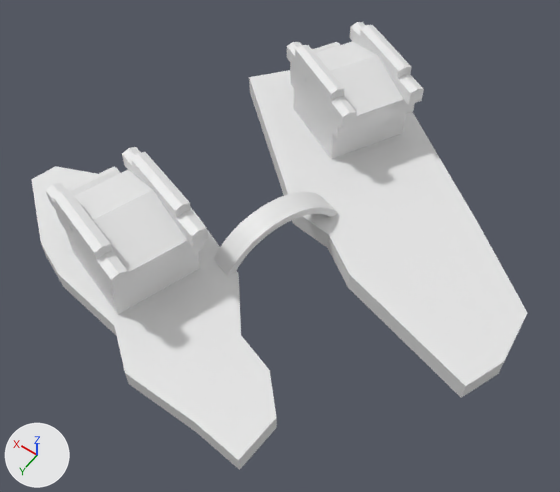
Before and after pictures for a commit that changed the Blender file Skateboard Blockout.blend.
Before and after are seen from a 50 mm lens placed at (-3.15, 3.41, 5.08), pointed at (-0.91, 0.26, 0.14). Arrows for +X, +Y and +Z are at lower left; the lights stay in place.
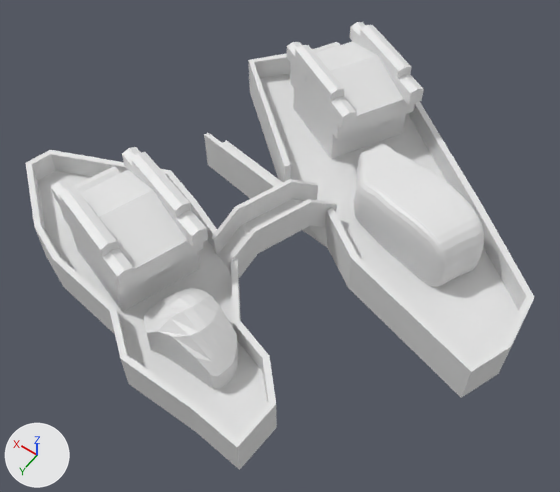
Commit message: Even more detailed blockout

Pixel boxes [x1, y1, x2, y2] of what changed, in the pictures (560 x 492 px; the box of a moved part takes in the faces that stretch with it):
'Cube.001', deleted
    before: [249, 70, 527, 398]
'Platform 1', added
    after: [204, 53, 534, 398]
'Cube', reshaped, moved, turned, rescaled
    before: [32, 166, 277, 470]
    after: [144, 288, 238, 389]
'Platform 2', added
    after: [25, 150, 277, 470]
'Cube.005', reshaped
    before: [46, 147, 208, 315]
    after: [51, 147, 208, 312]
'Rock 1', added
    after: [354, 144, 484, 287]
'Bridge', added
    after: [211, 179, 337, 278]
'Cube.004', deleted
    before: [214, 192, 338, 276]
part 1 of me_cube_001, moved or reshaped
    before: [85, 245, 130, 291]
    after: [91, 242, 136, 288]
part 2 of me_cube_001, moved or reshaped
    before: [46, 183, 72, 232]
    after: [51, 180, 77, 228]
part 3 of me_cube_001, moved or reshaped
    before: [53, 189, 113, 260]
    after: [59, 186, 118, 257]
part 4 of me_cube_001, moved or reshaped
    before: [56, 211, 128, 315]
    after: [59, 205, 128, 312]

The edits, one by one:
me_cube is used by ob_cube; location (-0.024, 0.99, 0.0); rotation (0.0, 0.0, -0.314), in degrees (0, 0, -18).
me_cube had 28 vertices, 26 faces and spanned x -1.91..1.25, y -0.6..0.62, z 0.0..0.16.
me_cube no longer uses material mat_material (white #e7e7e7).
me_cube now has 194 vertices, 192 faces and spans x -2.14..1.6, y -1.19..1.22, z -1.0..3.21.
me_cube part 5: the whole mesh is rebuilt.
me_cube_001 has 168 vertices, 152 faces and spans x -1.02..1.33, y -0.76..0.76, z -0.96..1.21.
me_cube_001 is used by ob_cube_005; location (-0.072, 1.057, 0.487); rotation (0.0, 0.0, -0.321), in degrees (0, 0, -18); scale (0.521, 0.521, 0.353).
me_cube_001 part 1: the loose piece of 12 vertices spanning x -1.02..-0.28, y 0.49..0.74, z 0.55..0.98 is moved by (0.0, -0.09, 0.0).
me_cube_001 part 2: the loose piece of 12 vertices spanning x 0.22..0.92, y 0.49..0.74, z 0.55..0.98 is moved by (0.0, -0.09, 0.0).
me_cube_001 part 3: the loose piece of 12 vertices spanning x -0.62..0.61, y 0.49..0.74, z 0.78..1.21 is moved by (0.0, -0.09, 0.0).
me_cube_001 part 4: all 21 vertices in x -0.87..0.81, y 0.7..0.72, z -0.94..0.96 are moved by (0.0, -0.08, 0.0).
Mesh me_cube_007 is new.
It has 140 vertices, 138 faces and spans x -4.81..0.95, y -1.15..1.67, z -1.0..3.14.
Mesh me_cube_004 is new.
It has 88 vertices, 86 faces and spans x -1.0..1.0, y -3.81..3.32, z -5.89..6.11.
Mesh me_cube_002_1 is new.
It has 132 vertices, 130 faces and spans x -2.02..1.61, y -0.73..1.21, z -0.27..0.3.
Mesh me_cube_1 is new.
It has 80 vertices, 78 faces and spans x -1.91..1.25, y -0.6..0.62, z 0.0..0.37.
It uses material mat_material (white #e7e7e7).
Object 'Cube' (ob_cube) moves from (-0.024, 0.99, 0.0) to (-0.898, 1.385, 0.0).
Object 'Cube' (ob_cube) turns from (0, 0, -18) to (0, 0, -12) degrees about x, y and z.
Object 'Cube' (ob_cube) is rescaled from (1.0, 1.0, 1.0) to (0.208, 0.208, 0.208).
Object 'Cube.001' (ob_cube_001) is deleted.
Object 'Cube.004' (ob_cube_004) is deleted.
Object 'Rock 1' (ob_rock_1) is new; it shows me_cube_007.
Its location is (-1.236, -0.73, 0.234).
Its rotation in degrees is (0, 0, -27).
Its scale is (0.239, 0.239, 0.146).
It gains a SUBSURF modifier named 'Subdivision'.
Modifier setting: levels = 0.
Object 'Bridge' (ob_bridge) is new; it shows me_cube_004.
Its location is (-0.815, 0.264, 0.328).
Its rotation in degrees is (0, 0, -20).
Its scale is (0.146, 0.142, 0.0399).
Object 'Platform 1' (ob_platform_1) is new; it shows me_cube_002_1.
Its location is (-1.124, -0.705, 0.083).
Its rotation in degrees is (0, 0, -38).
Object 'Platform 2' (ob_platform_2) is new; it shows me_cube_1.
Its location is (-0.024, 0.99, 0.0).
Its rotation in degrees is (0, 0, -18).
